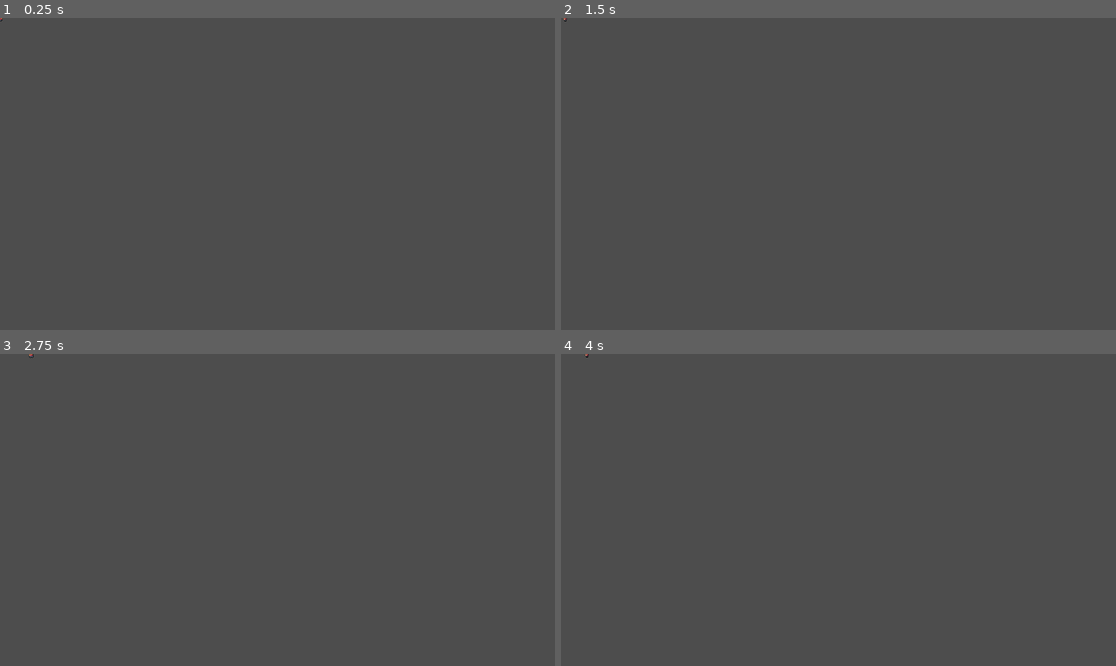
Above: before the commit, frames 1-4 (two rows, left to right).
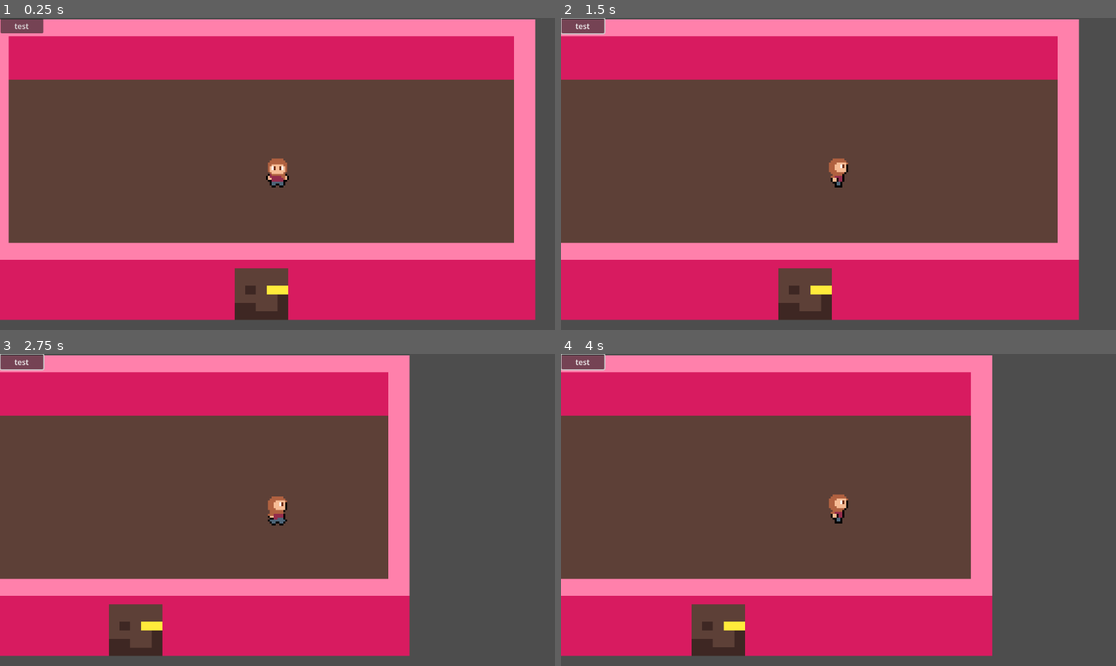
Above: after the commit, the same moments.

Repository: ONeil-Ratty/Flower_Girl
Game: Godot game, scene res://Character.tscn
The game is run twice, just before and just after one commit, with the same random seed, the same clock (stepped at 60 frames per second) and the same inputs.
Inputs (mouse positions are in pixels of both pictures, inside the frame that each line leads up to):
- Up to frame 1 (0.25 s): no input
- Up to frame 2 (1.5 s): click (583, 27) at 0.5 s, where only the run after the commit has a clickable "test"; tap Enter (ui_accept) at 1.25 s; move the mouse to (960, 158) at 1.27 s; hold Right (right) from 1.28 s (still down); click (960, 158) at 1.35 s
- Up to frame 3 (2.75 s): keep holding Right (right); tap Enter (ui_accept) at 1.52, 1.55, 1.82, 2.1, 2.27, 2.57 s; move the mouse to (166, 525) at 2.02 s; click (166, 525) at 2.3 s
- Up to frame 4 (4 s): move the mouse to (894, 441) at 2.77 s; release Right (right) at 2.78 s; hold Left (left) 2.78-3.53 s; click (894, 441) at 2.85 s; tap Enter (ui_accept) at 3.05, 3.77 s; move the mouse to (810, 572) at 3.52 s; hold Right (right) from 3.53 s (still down); click (810, 572) at 3.6 s

The runs differ from the first frame. In frame 1, 45% of the frame differs, in the area x 0-97%, y 0-97%; in frame 2, 43%; in frame 3, 34%; in frame 4, 36%.

Commit message:
player hud, house

Diff:
--- a/Character.tscn
+++ b/Character.tscn
@@ -1,12 +1,30 @@
-[gd_scene load_steps=25 format=3 uid="uid://irewj1fxyqyv"]
+[gd_scene load_steps=31 format=3 uid="uid://irewj1fxyqyv"]
 
 [ext_resource type="Script" uid="uid://bndywvtn8g3sm" path="res://character_body_2d.gd" id="1_7ig0a"]
 [ext_resource type="Texture2D" uid="uid://dqi3ekucw6yus" path="res://pixilart-1762433298810.png" id="1_oolk3"]
+[ext_resource type="Texture2D" uid="uid://dnafcj6arya6c" path="res://house(concept).png" id="2_cxxw8"]
 [ext_resource type="Texture2D" uid="uid://chkx64hxaoiab" path="res://pixil-frame-0.png" id="3_lcuhw"]
+[ext_resource type="PackedScene" uid="uid://7mof48rq6p7x" path="res://playerHUD.tscn" id="5_cxxw8"]
 
 [sub_resource type="ShaderMaterial" id="ShaderMaterial_7ig0a"]
 
 [sub_resource type="PhysicsMaterial" id="PhysicsMaterial_lcuhw"]
+
+[sub_resource type="SegmentShape2D" id="SegmentShape2D_cxxw8"]
+a = Vector2(-140, 35)
+b = Vector2(123, 35)
+
+[sub_resource type="SegmentShape2D" id="SegmentShape2D_e24yd"]
+a = Vector2(123, -59)
+b = Vector2(123, 34)
+
+[sub_resource type="SegmentShape2D" id="SegmentShape2D_5gddd"]
+a = Vector2(-140, -71)
+b = Vector2(122, -71)
+
+[sub_resource type="SegmentShape2D" id="SegmentShape2D_o6gdn"]
+a = Vector2(-141, -58)
+b = Vector2(-141, 36)
 
 [sub_resource type="RectangleShape2D" id="RectangleShape2D_7ig0a"]
 size = Vector2(12, 15)
@@ -160,17 +178,42 @@
 
 [node name="Character" type="Node2D"]
 
-[node name="StaticBody2D" type="StaticBody2D" parent="."]
+[node name="House" type="StaticBody2D" parent="."]
 material = SubResource("ShaderMaterial_7ig0a")
 physics_material_override = SubResource("PhysicsMaterial_lcuhw")
 
-[node name="CharacterBody2D" type="CharacterBody2D" parent="StaticBody2D"]
+[node name="House(concept)" type="Sprite2D" parent="House"]
+position = Vector2(9.536743e-07, 9.536743e-07)
+scale = Vector2(5.5781255, 4.460938)
+texture = ExtResource("2_cxxw8")
+
+[node name="CollisionShape2D" type="CollisionShape2D" parent="House"]
+shape = SubResource("SegmentShape2D_cxxw8")
+
+[node name="CollisionShape2D2" type="CollisionShape2D" parent="House"]
+position = Vector2(-1, 2)
+shape = SubResource("SegmentShape2D_e24yd")
+
+[node name="CollisionShape2D3" type="CollisionShape2D" parent="House"]
+position = Vector2(1, 15)
+shape = SubResource("SegmentShape2D_5gddd")
+
+[node name="CollisionShape2D4" type="CollisionShape2D" parent="House"]
+position = Vector2(2, 0)
+shape = SubResource("SegmentShape2D_o6gdn")
+
+[node name="CharacterBody2D" type="CharacterBody2D" parent="."]
 script = ExtResource("1_7ig0a")
 
-[node name="CollisionShape2D" type="CollisionShape2D" parent="StaticBody2D/CharacterBody2D"]
+[node name="CollisionShape2D" type="CollisionShape2D" parent="CharacterBody2D"]
 position = Vector2(0, -0.5)
 shape = SubResource("RectangleShape2D_7ig0a")
 
-[node name="AnimatedSprite2D" type="AnimatedSprite2D" parent="StaticBody2D/CharacterBody2D"]
+[node name="AnimatedSprite2D" type="AnimatedSprite2D" parent="CharacterBody2D"]
 sprite_frames = SubResource("SpriteFrames_5gddd")
 animation = &"walk_left"
+
+[node name="Camera2D" type="Camera2D" parent="CharacterBody2D"]
+zoom = Vector2(4, 4)
+
+[node name="PlayerHud" parent="." instance=ExtResource("5_cxxw8")]
--- /dev/null
+++ b/button.gd
@@ -0,0 +1,12 @@
+extends Button
+
+
+# Called when the node enters the scene tree for the first time.
+func _ready() -> void:
+	pass # Replace with function body.
+
+
+# Called every frame. 'delta' is the elapsed time since the previous frame.
+func _process(delta: float) -> void:
+	if Input.is_action_just_pressed("left_mouse"):
+		print("i got pressed")
--- a/character_body_2d.gd
+++ b/character_body_2d.gd
@@ -11,8 +11,8 @@
 		#velocity += get_gravity() * delta
 
 	# Handle jump.
-	if Input.is_action_just_pressed("ui_accept") and is_on_floor():
-		velocity.y = JUMP_VELOCITY
+	#if Input.is_action_just_pressed("ui_accept") and is_on_floor():
+		#velocity.y = JUMP_VELOCITY
 
 	# Get the input direction and handle the movement/deceleration.
 	# As good practice, you should replace UI actions with custom gameplay actions.
--- /dev/null
+++ b/playerHUD.tscn
@@ -0,0 +1,36 @@
+[gd_scene load_steps=2 format=3 uid="uid://7mof48rq6p7x"]
+
+[ext_resource type="Script" uid="uid://blr6fipsixib7" path="res://button.gd" id="2_6gl3k"]
+
+[node name="PlayerHud" type="Node2D"]
+
+[node name="CanvasLayer" type="CanvasLayer" parent="."]
+
+[node name="Control" type="Control" parent="CanvasLayer"]
+layout_mode = 3
+anchors_preset = 0
+offset_right = 40.0
+offset_bottom = 40.0
+
+[node name="VBoxContainer" type="VBoxContainer" parent="CanvasLayer/Control"]
+layout_mode = 1
+anchors_preset = 7
+anchor_left = 0.5
+anchor_top = 1.0
+anchor_right = 0.5
+anchor_bottom = 1.0
+offset_left = -20.0
+offset_top = -40.0
+offset_right = 20.0
+grow_horizontal = 2
+grow_vertical = 0
+alignment = 1
+
+[node name="Button" type="Button" parent="CanvasLayer/Control"]
+layout_mode = 0
+offset_left = 1.0
+offset_top = 1.0
+offset_right = 90.0
+offset_bottom = 32.0
+text = "test"
+script = ExtResource("2_6gl3k")
--- a/project.godot
+++ b/project.godot
@@ -37,6 +37,11 @@
 "events": [Object(InputEventKey,"resource_local_to_scene":false,"resource_name":"","device":-1,"window_id":0,"alt_press …(195 unchanged characters)…
 ]
 }
+left_mouse={
+"deadzone": 0.2,
+"events": [Object(InputEventMouseButton,"resource_local_to_scene":false,"resource_name":"","device":-1,"window_id":0,"alt_pressed":false,"shift_pressed":false,"ctrl_pressed":false,"meta_pressed":false,"button_mask":0,"position":Vector2(0, 0),"global_position":Vector2(0, 0),"factor":1.0,"button_index":1,"canceled":false,"pressed":false,"double_click":false,"script":null)
+]
+}
 
 [rendering]
 
Not shown, added: button.gd.uid
Binary file added: house(concept).png
Not shown, added: house(concept).png.import
